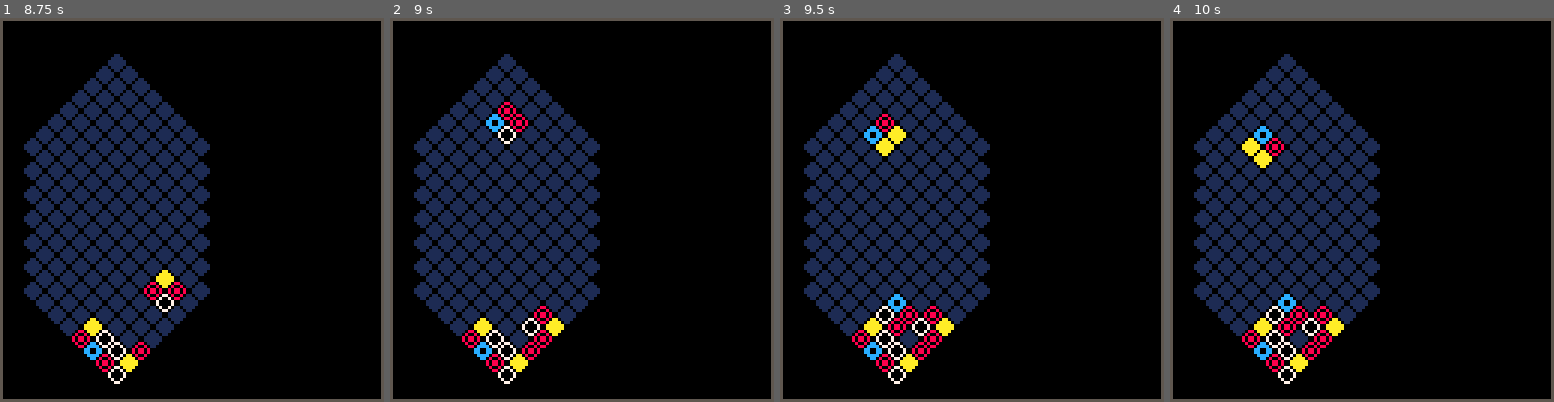
Above: before the commit, frames 1-4 (left to right).
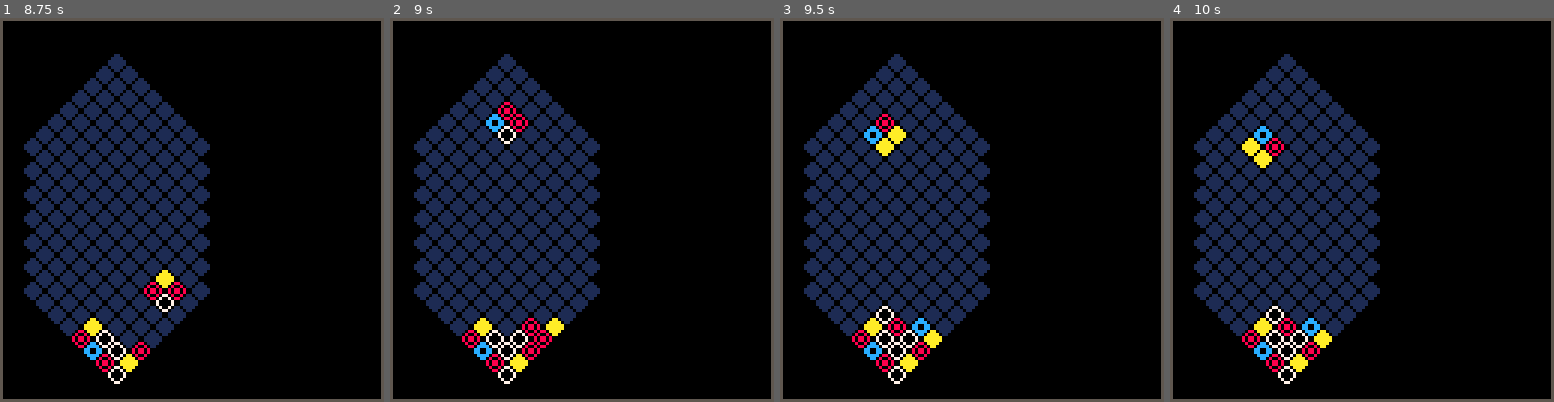
Above: after the commit, the same moments.

Repository: andrewedstrom/picolumia
Game: PICO-8 cartridge picolumia.p8
Two runs of this game, one before a commit and one after it. Both use one fixed random seed, a clock stepped at 60 frames per second and the inputs below.
Inputs:
- Up to frame 1 (8.75 s): tap O (Z key) at 0.33, 0.7, 1.43, 2.22, 3.1, 3.98, 4.87, 5.75, 6.63, 7.52, 8.4 s; tap X (X key) at 1.07, 2.07, 2.4, 2.73, 3.07, 3.4, 3.73, 4.07, 4.4, 4.73, 5.07, 5.4, 5.73, 6.07, 6.4, 6.73, 7.07, 7.4, 7.73, 8.07, 8.4, 8.73 s; hold Left 1.97-2.37 s; hold Down 2.42-2.82 s; hold Right 2.87-3.53 s; hold Right 4.13-4.53 s; hold Down 4.58-5.08 s; hold Left 5.13-5.8 s; hold Left 6.23-6.63 s; hold Down 6.68-7.08 s; hold Right 7.13-7.8 s; hold Right from 8.4 s (still down)
- Up to frame 2 (9 s): release Right at 8.8 s; hold Down from 8.85 s (still down)
- Up to frame 3 (9.5 s): tap X (X key) at 9.07, 9.4 s; tap O (Z key) at 9.28 s; release Down at 9.35 s; hold Left from 9.4 s (still down)
- Up to frame 4 (10 s): keep holding Left; tap X (X key) at 9.73 s

Frame 1 is identical in both runs. In frame 2, 0.4% of the frame differs, in the area x 31-43%, y 75-86%; in frame 3, 1.0%, in the area x 28-46%, y 71-86%; in frame 4, 1.0%.

Commit message:
player pieces fall when they hit bottom

Diff:
--- a/picolumia.p8
+++ b/picolumia.p8
@@ -233,8 +233,27 @@
     board[old_y][old_x] = empty
 end
 
+function let_pieces_settle()
+    local falling=true
+    while falling do
+        falling=false
+        -- todo make this happen over multiple frames
+        for_all_tiles(function(y,x)
+            if board[y][x] != empty then
+                if block_can_fall_left(y,x) then
+                    move_piece(y, x, y-1, x_for_next_row(y,x))
+                    falling=true
+                elseif block_can_fall_right(y,x) then
+                    move_piece(y, x, y-1, x_for_next_row(y,x)+1)
+                    falling=true
+                end
+            end
+        end)
+    end
+end
+
 function hit_bottom()
-    local current_piece
+    let_pieces_settle()
     local cleared_things=true -- todo this is a lie at this moment
     while cleared_things do
         cleared_things=false
@@ -243,6 +262,11 @@
             local current_piece = board[y][x]
             if current_piece != empty then
                 local one_row_up_x = x_for_next_row(y, x)
+                -- todo make it possible to get a square and a line in situations like:
+                -- x x x
+                -- x x
+
+
                 -- square!
                 if current_piece == board[y+1][one_row_up_x] and current_piece == board[y+1][one_row_up_x+1] and current_piece == board[y+2][x] then
                     cleared_things=true
@@ -269,23 +293,7 @@
         end)
 
         if cleared_things then
-            -- make pieces fall
-            local falling=true
-            while falling do
-                falling=false
-                -- todo make this happen over multiple frames
-                for_all_tiles(function(y,x)
-                    if board[y][x] != empty then
-                        if block_can_fall_left(y,x) then
-                            move_piece(y, x, y-1, x_for_next_row(y,x))
-                            falling=true
-                        elseif block_can_fall_right(y,x) then
-                            move_piece(y, x, y-1, x_for_next_row(y,x)+1)
-                            falling=true
-                        end
-                    end
-                end)
-            end
+            let_pieces_settle()
         end
     end
 
